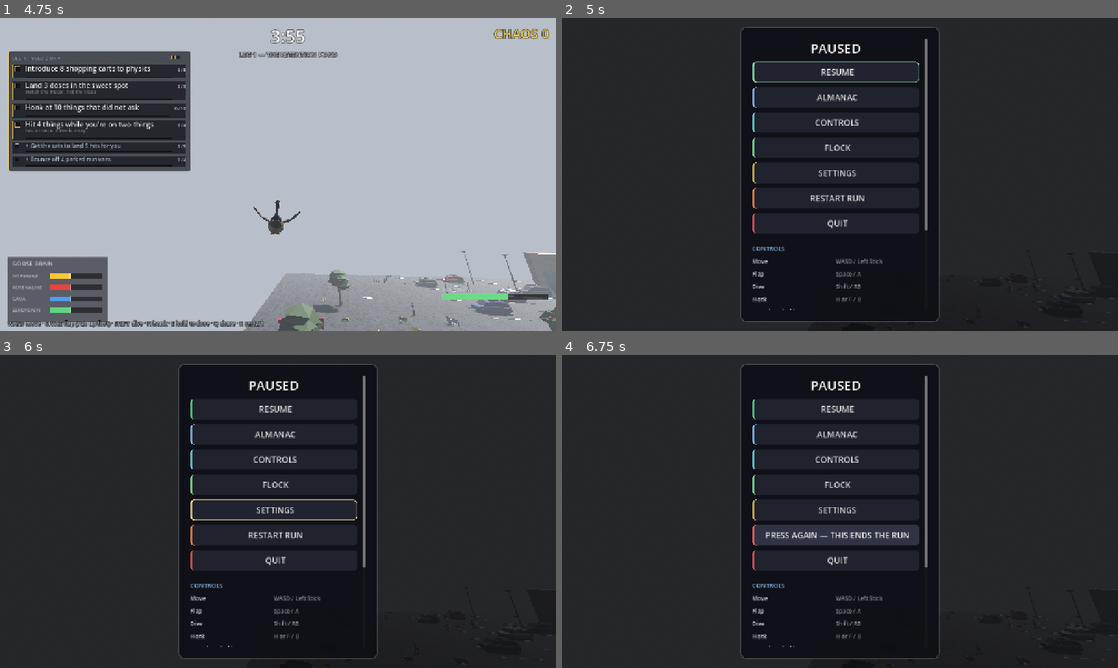
Above: before the commit, frames 1-4 (two rows, left to right).
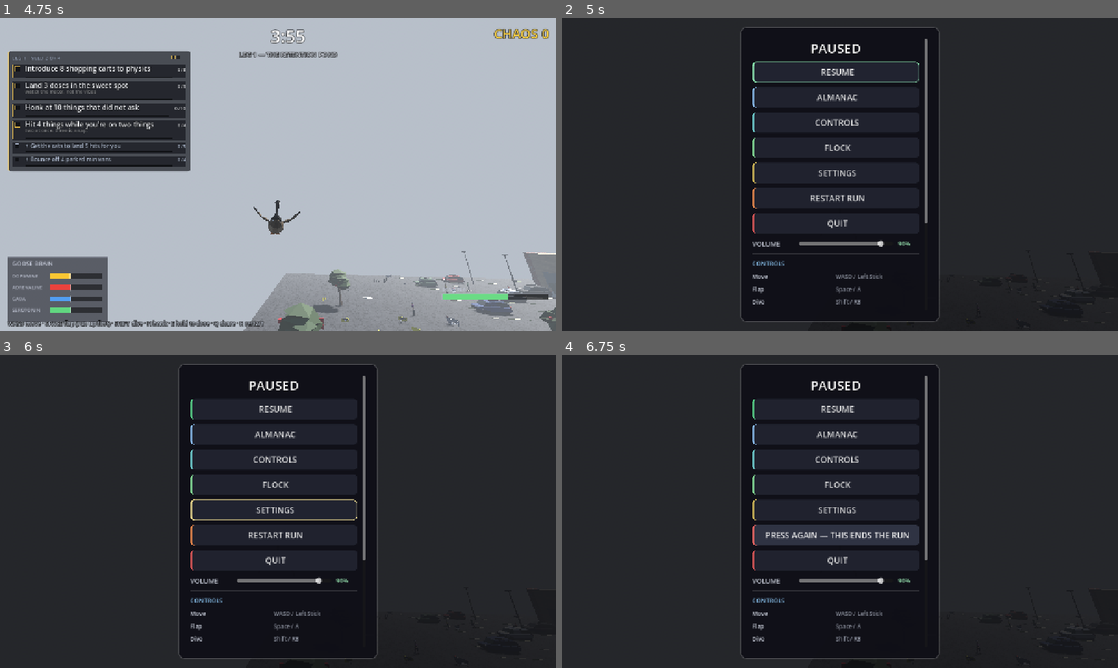
Above: after the commit, the same moments.

Repository: ariaz123git/geeked-geese
Game: Godot game, scene res://scenes/main.tscn
Same seed, same stepped clock (60 frames per second), same inputs: the game is played once before the commit and once after it. Sound files missing from this copy of the repository are replaced by a short silence.
Inputs (mouse positions are in pixels of both pictures, inside the frame that each line leads up to):
- Up to frame 1 (4.75 s): click "HONK" at 0.5 s; tap Enter (gg_skip) at 1.25 s; move the mouse to (305, 174) at 1.27 s; hold Space (gg_flap) 1.28-2.03 s; hold W (gg_forward) from 1.28 s (still down); click (305, 174) at 1.42 s; move the mouse to (250, 174) at 2.02 s; tap J (gg_cam_left) at 2.1 s; click (250, 174) at 2.17 s; tap Space (gg_flap) at 2.27, 2.3, 2.57, 3.05, 3.77, 3.8, 4.07, 4.52, 4.55 s; move the mouse to (289, 168) at 2.77 s; hold K (gg_cam_right) 2.78-3.53 s; click (289, 168) at 2.92 s; move the mouse to (272, 180) at 3.52 s; tap G (gg_designate) at 3.6 s; click (272, 180) at 3.67 s; move the mouse to (316, 177) at 4.27 s; hold Shift (gg_dive) from 4.28 s (still down); click (316, 177) at 4.42 s
- Up to frame 2 (5 s): keep holding W (gg_forward); keep holding Shift (gg_dive); tap Space (gg_flap) at 4.82 s; tap Escape (ui_cancel) at 4.9 s
- Up to frame 3 (6 s): release W (gg_forward) at 5 s; release Shift (gg_dive) at 5 s; click "SETTINGS" at 5 s; click "BACK" at 5.75 s
- Up to frame 4 (6.75 s): click "RESTART RUN" at 6.5 s

Frame 1 is identical in both runs. In frame 2, 1.0% of the frame differs, in the area x 34-66%, y 65-94%; in frame 3, 1.0%; in frame 4, 1.0%.

Commit message:
Add VOLUME to the pause screen, even out honk lift, decide open items
Adds a more discoverable volume control and records a decision on
every open item. The slider and one cheap decision are built; the rest
are decided in writing and queued.

D-089: Settings already had Master/SFX/Music sliders; the problem was
discoverability. A VOLUME row now sits under QUIT on the first pause
screen, bound to the same master_volume pref. inputtest clicks it at
25% (pref 0.23, Master bus -0.9 -> -12.8 dB), arrows it, and reads the
Settings row; then moves the Settings row and clicks BACK. That last
check failed on the first version (_show_main() did not refresh, so
BACK showed 0.18 against a setting of 0.13) and passes with one call.
main.gd gains a --settings render probe.

D-090: the player's save (seen_briefings, best_chaos and unlocked,
written by gates before D-054) is cleared. The original is kept beside
it.

D-091: every open decision and both design questions decided in one
table. Substances become keys as "several keys per lock" (an effect
two or more of a leg's substances provide, never a named one); leg
1's double-double moves into the opening shot; tolerance stops
softening penalties; cat petting follows the drafted pitch. Queued as
HANDOFF section 3 items 1-4. D-005, D-006, D-007 and D-036 stay as
they are.

D-092 (option b of D-084): honk.gd's shove was the raw sum n + 0.4 up,
so one honk scored 2.31 below the goose, 4.15 level and 5.39 straight
above, and two honks under the Ranger shattered his 5.0 clipboard
mid-air. It is now rescaled to the level length: 4.15 at every height.
Only the clipboard and suburbia's gnomes (both 5.0) change, and the
gnome objective counts any GNOME score, which a honk still makes. The
D-084 row goes from observed to asserted, behind a control that each
probe felt the honk, which caught a flattened first version (an
overhead prop got only the lift, 1.54). Canaried with the old line:
exactly that row fails.

Two inputtest checks that flaked one run in three were the harness:
the TAB-after-completion wait counted process frames (now physics
frames), and the dive check had three causes: the clipboard at the
held man's feet, the dog re-grabbing the goose before the actors were
held, and a spot under something 3.6 m up (it now raycasts for a clear
column). Five runs since, every check passing.

inputtest 166 -> 172 checks.

Diff:
--- a/scripts/core/main.gd
+++ b/scripts/core/main.gd
@@ -1773,6 +1773,24 @@
 		_probe_quit()
 		return
 
+	# --settings: the pause menu's Settings panel, opened the way a player opens
+	# it. Every Settings row is DRIVEN by `inputtest::_settings_walk()`, but none
+	# had ever been photographed — and "need a volume slider in settings" came from
+	# a human looking at a panel whose three volume sliders were already built.
+	if args.has("--settings"):
+		pause_menu.open()
+		for i in 14:
+			await get_tree().process_frame
+		await RenderingServer.frame_post_draw
+		_save_shot(get_viewport().get_texture().get_image(), "gg_ui_pause.png")
+		pause_menu.call("_show_settings")
+		for i in 14:
+			await get_tree().process_frame
+		await RenderingServer.frame_post_draw
+		_save_shot(get_viewport().get_texture().get_image(), "gg_ui_settings.png")
+		_probe_quit()
+		return
+
 	if args.has("--ui"):
 		for id in [&"berries", &"double_double", &"fly_agaric", &"math", &"darts"]:
 			var u := get_node_or_null("/root/Unlocks")
--- a/scripts/goose/honk.gd
+++ b/scripts/goose/honk.gd
@@ -138,7 +138,21 @@
 
 	for node in get_tree().get_nodes_in_group("chaos_prop"):
 		if node is Node3D and node.global_position.distance_to(global_position) < r:
-			var dir: Vector3 = (node.global_position - global_position).normalized() + Vector3.UP * 0.4
+			# ONE STRENGTH AT EVERY HEIGHT (D-092). The push is still away-and-up,
+			# but its LENGTH is now the level one. It used to be the raw sum
+			# n + 0.4 up, which is 1.08 long for a prop level with the goose, 1.4
+			# for one straight above and 0.6 for one below — and `ChaosProp` scores
+			# a shove at 0.7 * |impulse|, so one honk hit 4.15, 5.39 or 2.31
+			# depending only on height. Two quick honks under the Ranger shattered
+			# his clipboard in the air that way (break 5.0, D-084) and routed him.
+			# Now every honk lands at 4.15, so a prop that breaks above that (the
+			# clipboard and suburbia's gnomes, both 5.0) is knocked about by a honk
+			# but never broken by one; a cat's pounce or the goose's own body
+			# (goose_controller.gd, `hit`) still breaks them. Not flattened: a flat
+			# direction leaves a prop straight overhead only the 0.4 lift, too weak
+			# to register at all. inputtest asserts both heights, and that both felt it.
+			var dir: Vector3 = ((node.global_position - global_position).normalized()
+				+ Vector3.UP * 0.4).normalized() * Vector3(1.0, 0.4, 0.0).length()
 			if node.has_method("shove"):
 				node.shove(dir * 5.5)
 			hits += 1
--- a/scripts/ui/pause_menu.gd
+++ b/scripts/ui/pause_menu.gd
@@ -60,6 +60,7 @@
 var _main_vb: VBoxContainer
 
 var _slider_refs: Dictionary = {}    # StringName -> HSlider
+var _quick_volume: HSlider = null    ## the main screen's master volume, D-089
 var _checkbox_refs: Dictionary = {}  # StringName -> CheckBox
 ## Every focusable row of the settings panel, top to bottom. See `_chain_focus`.
 var _settings_order: Array[Control] = []
@@ -95,7 +96,9 @@
 			_open_menu()
 		get_viewport().set_input_as_handled()
 		return
-	if _open and _showing_settings:
+	# On either panel: the main screen has a volume slider too (D-089), and this
+	# only ever moves a focused slider inside this menu.
+	if _open:
 		_step_focused_slider(event)
 
 
@@ -215,6 +218,9 @@
 	_showing_settings = false
 	_main_panel.visible = true
 	_settings_panel.visible = false
+	# The first screen has a VOLUME slider of its own (D-089); without this it
+	# showed what Settings' Master row had just replaced, until the menu reopened.
+	_refresh_settings_display()
 	_fit_main_panel()
 
 
@@ -429,6 +435,7 @@
 	_restart_btn = _menu_button("RESTART RUN", _on_restart_pressed, Color(0.95, 0.55, 0.3))
 	vb.add_child(_restart_btn)
 	vb.add_child(_menu_button("QUIT", func(): get_tree().quit(), Color(0.9, 0.35, 0.35)))
+	vb.add_child(_volume_row())
 
 	vb.add_child(_rule())
 
@@ -468,6 +475,53 @@
 	vb.add_child(_best_lbl)
 
 	return panel
+
+
+## VOLUME, ON THE FIRST SCREEN ESC OPENS (D-089).
+##
+## Settings has had Master, SFX and Music sliders for weeks, and the human still
+## asked for "a volume slider in settings" — they are one press deeper than a
+## player looks. So the master volume sits here too, under the buttons, where it
+## is on screen at 720p before the menu scrolls. It is the same `master_volume`
+## pref the Settings row writes, and `_refresh_settings_display()` keeps the two
+## in step whenever either panel is shown (`_show_main`, `_show_settings`,
+## `_open_menu`; inputtest drives both directions). Arrow keys and the D-pad move it a
+## twentieth at a time, through `_step_focused_slider()`.
+func _volume_row() -> HBoxContainer:
+	var row := HBoxContainer.new()
+	row.add_theme_constant_override("separation", 12)
+
+	var lbl := Label.new()
+	lbl.text = "VOLUME"
+	lbl.custom_minimum_size = Vector2(96, 0)
+	lbl.add_theme_font_size_override("font_size", 15)
+	lbl.add_theme_color_override("font_color", Color(0.85, 0.87, 0.92))
+	row.add_child(lbl)
+
+	var slider := HSlider.new()
+	slider.min_value = 0.0
+	slider.max_value = 1.0
+	slider.step = 0.01
+	slider.size_flags_horizontal = Control.SIZE_EXPAND_FILL
+	slider.custom_minimum_size = Vector2(180, 24)
+	if _prefs != null:
+		slider.value = float(_prefs.get_pref(&"master_volume", 1.0))
+	row.add_child(slider)
+
+	var val := Label.new()
+	val.custom_minimum_size = Vector2(48, 0)
+	val.add_theme_font_size_override("font_size", 14)
+	val.add_theme_color_override("font_color", Color(0.6, 0.9, 0.7))
+	val.text = "%d%%" % roundi(slider.value * 100.0)
+	row.add_child(val)
+
+	slider.value_changed.connect(func(v: float):
+		val.text = "%d%%" % roundi(v * 100.0)
+		if _prefs != null:
+			_prefs.set_pref(&"master_volume", v)
+	)
+	_quick_volume = slider
+	return row
 
 
 func _rule() -> ColorRect:
@@ -648,3 +702,5 @@
 	for key in _checkbox_refs.keys():
 		var cb: CheckBox = _checkbox_refs[key]
 		cb.button_pressed = bool(_prefs.get_pref(key, cb.button_pressed))
+	if _quick_volume != null and is_instance_valid(_quick_volume):
+		_quick_volume.value = float(_prefs.get_pref(&"master_volume", _quick_volume.value))
--- a/tools/inputtest.gd
+++ b/tools/inputtest.gd
@@ -125,6 +125,7 @@
 	await _menu_buttons_report(tree, main)
 	await _mouse_report(tree, main, goose)
 	await _settings_walk(tree, main, goose)
+	await _quick_volume_test(tree, main)
 	await _restart_test(tree, main)
 	# LAST, because it ends the leg: everything above needs the zone it leaves.
 	await _gamepad_walk(tree, main)
@@ -319,9 +320,13 @@
 		if hud_rows.size() >= 2:
 			var first_id: StringName = hud_rows.keys()[0]
 			mh.call("_on_completed", first_id, 0, 0)
+			# PHYSICS frames, which are 1/60 s: the row takes SETTLE_TIME (2.2 s)
+			# plus its collapse tween, and the first version counted 360 PROCESS
+			# frames — about 2.5 s at the ~145 fps a headless run renders — so
+			# it freed at frame 348 or 350 when it passed and missed when it didn't.
 			var freed_at := -1
-			for _f in 360:
-				await tree.process_frame
+			for _f in 480:
+				await tree.physics_frame
 				if not is_instance_valid(hud_rows.get(first_id)):
 					freed_at = _f
 					break
@@ -681,12 +686,16 @@
 		+ "the dog and only a cat distracts her — the dog is the thing the honk does not work on.")
 			% [excite, distract])
 
-	# D-084, MEASURED WITH THE REAL HONK — observed, NOT asserted, because
-	# whether a honk may finish the Ranger is the human's call. Two props built
-	# exactly like his clipboard (mass 1.6, break_force 5.0) and frozen in place:
-	# one level with the honk 2 m away, one 1.2 m straight above it. honk.gd
-	# shoves with (n + 0.4 up) * 5.5 and ChaosProp breaks at 0.7 * |impulse|, so
-	# the arithmetic says 4.15 for the first and 5.39 for the second.
+	# D-084 → D-092: A HONK KNOCKS THE CLIPBOARD LOOSE, IT DOES NOT FINISH THE
+	# RANGER. Two props built exactly like his clipboard (mass 1.6, break_force
+	# 5.0) and frozen in place: one level with the honk 2 m away, one 1.2 m
+	# straight above it. ChaosProp breaks at 0.7 * |impulse|. honk.gd used to
+	# shove along (n + 0.4 up) * 5.5 unnormalised — 4.15 level, 5.39 straight
+	# above — so the second one broke, and two honks under a flinching Ranger
+	# shattered his clipboard mid-air and routed him. Rescaled to the level
+	# length it is 4.15 at both heights, and NEITHER may break. Canaried: the old
+	# line fails this (above broke=true), and a flattened direction fails the
+	# control before it (overhead felt only the 0.4 lift, 1.54).
 	for _q in 25:
 		await tree.physics_frame
 	var cp := preload("res://scripts/world/chaos_prop.gd")
@@ -704,10 +713,21 @@
 		await tree.physics_frame
 	await _key(tree, KEY_H)
 	var broke: Array[bool] = []
+	var felt: Array[bool] = []
 	for pr2 in probes:
 		broke.append(not is_instance_valid(pr2) or bool(pr2.get("_broken")))
-	print("[input] ranger: D-084 measured — a honk against a clipboard-weight prop: level at 2 m broke=%s; 1.2 m straight above broke=%s"
-		% [broke[0], broke[1]])
+		# The positive control: "nothing broke" is also what a honk that never
+		# arrived looks like. A shove of 2.5 or more scores and starts the prop's
+		# 0.6 s cooldown, so a probe the honk reached is either broken or cooling.
+		felt.append(not is_instance_valid(pr2) or bool(pr2.get("_broken")) or float(pr2.get("_cooldown")) > 0.0)
+	_ok(felt[0] and felt[1],
+		"the D-092 honk probes never felt the honk (level %s, above %s) — the check below would pass vacuously"
+			% [felt[0], felt[1]])
+	_ok(not broke[0] and not broke[1],
+		("a honk broke a clipboard-weight prop (break 5.0): level at 2 m broke=%s; 1.2 m straight above "
+		+ "broke=%s. D-092: the honk knocks the Ranger's clipboard loose and never finishes him — "
+		+ "honk.gd::_shove() must give every push the LEVEL length, so its force is 4.15 at any height.")
+			% [broke[0], broke[1]])
 	for pr3 in probes:
 		if is_instance_valid(pr3):
 			pr3.queue_free()
@@ -808,6 +828,13 @@
 	if not is_instance_valid(boss) or not is_instance_valid(man):
 		print("[input] ranger: (the dive was not tested — the encounter ended first)")
 		return
+	# HOLD THE ACTORS NOW, the moment her carry is over — not just for the dive.
+	# A carry sets the goose's process_mode to DISABLED until it ends; Piper,
+	# still live while the man was honked, re-grabbed the goose standing 2 m
+	# from him one run in three, and freezing her mid-carry then left the goose
+	# disabled in the air above the clipboard, never falling. A held man still
+	# flinches — the honk calls him directly — and the drop is the boss's code.
+	preload("res://tools/probe_common.gd").hold_actors(tree, true)
 	var board2: Node3D = man.get("held_board")
 	if board2 != null and is_instance_valid(board2) and board2.visible:
 		goose.global_position = Vector3(man.global_position.x + 2.0, goose.global_position.y, man.global_position.z)
@@ -837,8 +864,49 @@
 		if label == "CLIPBOARD!!":
 			clip_breaks[0] += 1
 	Game.chaos_scored.connect(on_score)
-	preload("res://tools/probe_common.gd").hold_actors(tree, true)
+	# What the fall actually did, for the line below — this check failed one run
+	# in three with nothing to say why.
+	var dive_trace := "not dived"
 	if target_clip != null:
+		# CLEAR GROUND UNDER IT. The clipboard lands where the man dropped it,
+		# and he is held in place for this — so a goose falling on a clipboard at
+		# his feet could land on HIS head instead, and one run in two did. Where
+		# it lies is not what is under test: it goes 3 m out from him, away from
+		# the truck, frozen so it cannot slide, and a frozen prop still breaks on
+		# a hit (`ChaosProp._maybe_score`).
+		var clear := Vector3(man.global_position.x, 0.0, man.global_position.z)
+		var truck_cs2: CollisionShape3D = boss.get("_truck_shape")
+		var out := Vector3.RIGHT
+		if truck_cs2 != null and is_instance_valid(truck_cs2):
+			out = Vector3(man.global_position.x - truck_cs2.global_position.x, 0.0,
+				man.global_position.z - truck_cs2.global_position.z)
+			if out.length() < 0.1:
+				out = Vector3.RIGHT
+		# AND CLEAR SKY OVER IT. "3 m away from the truck" was not enough: the man
+		# wanders, and one run the spot was under something 3.6 m up that the goose
+		# landed on at once and never left (the dive trace: on the floor at frame
+		# 0). So walk round him in eighths, starting from away-from-the-truck, and
+		# take the first spot whose column to 4.6 m hits nothing but itself.
+		clear.y = target_clip.global_position.y
+		var space: PhysicsDirectSpaceState3D = goose.get_world_3d().direct_space_state
+		var excl: Array[RID] = [(goose as CollisionObject3D).get_rid(), target_clip.get_rid()]
+		var spot := -1
+		for k in 8:
+			var cand: Vector3 = clear + out.normalized().rotated(Vector3.UP, float(k) * TAU / 8.0) * 3.0
+			var q := PhysicsRayQueryParameters3D.create(cand + Vector3.UP * 4.6, cand + Vector3.UP * 0.15)
+			q.collide_with_areas = false
+			q.exclude = excl
+			if space.intersect_ray(q).is_empty():
+				spot = k
+				clear = cand
+				break
+		if spot < 0:
+			clear += out.normalized() * 3.0
+		dive_trace = "no clear column within 3 m of him" if spot < 0 else "column %d/8 clear" % spot
+		target_clip.freeze = true
+		target_clip.global_position = clear
+		for _d5 in 2:
+			await tree.physics_frame
 		goose.global_position = target_clip.global_position + Vector3(0.0, 4.0, 0.0)
 		goose.velocity = Vector3.ZERO
 		var dive_down := InputEventKey.new()
@@ -846,11 +914,24 @@
 		dive_down.physical_keycode = KEY_SHIFT
 		dive_down.pressed = true
 		Input.parse_input_event(dive_down)
+		var pm0: int = goose.process_mode
+		var clip_cd0: float = float(target_clip.get("_cooldown"))
+		var near := 99.0
+		var low := 99.0
+		var landed_at := -1
 		for _d3 in 90:
 			await tree.physics_frame
+			if is_instance_valid(target_clip):
+				near = minf(near, Vector2(goose.global_position.x - target_clip.global_position.x,
+					goose.global_position.z - target_clip.global_position.z).length())
+				low = minf(low, goose.global_position.y - target_clip.global_position.y)
+			if landed_at < 0 and goose.is_on_floor():
+				landed_at = _d3
 			if clip_breaks[0] > 0:
 				dove_broke = true
 				break
+		dive_trace += "; goose process_mode %d, clipboard cooldown %.2f s; nearest %.2f m across, %.2f m above it; floor at frame %d; goose ends %s, state %s" % [
+			pm0, clip_cd0, near, low, landed_at, str(goose.global_position.snapped(Vector3.ONE * 0.01)), str(goose.get("state"))]
 		var dive_up := InputEventKey.new()
 		dive_up.keycode = KEY_SHIFT
 		dive_up.physical_keycode = KEY_SHIFT
@@ -865,6 +946,7 @@
 		% [found_clip, phase_before, float(boss.get("_t")) if is_instance_valid(boss) else -1.0, dove_broke, routed2,
 			str(boss.get_meta("outcome", "?")) if is_instance_valid(boss) else "?",
 			int(boss.get("phase")) if is_instance_valid(boss) else -1])
+	print("[input] ranger: the dive — %s" % dive_trace)
 	_ok(found_clip and dove_broke and routed2,
 		("diving onto the Ranger's clipboard did not win the encounter (clipboard found %s, broke %s, routed %s). "
 		+ "It is the route `_drop_board()`'s break_force comment promises, and BOSS_DESIGN §2.1's win.")
@@ -1024,6 +1106,92 @@
 		("a honk %.1f m from BIG DOWN's pane %d left it standing (%d -> %d broken). The honk reaches "
 		+ "glass only through boss_big_down.gd's Ear nodes in the \"npc\" group.")
 			% [goose.global_position.distance_to(pane_pos[low]), low, gone_before, gone_after])
+
+
+## THE VOLUME SLIDER ON THE FIRST PAUSE SCREEN (D-089). Clicked a quarter of
+## the way along, then nudged with the Left arrow, and read where it lands: the
+## pref, the Master bus, and the Settings panel's own Master row, which has to
+## agree with it the next time Settings is opened.
+static func _quick_volume_test(tree: SceneTree, main: Node) -> void:
+	var menu: Node = main.get("pause_menu")
+	var prefs: Node = main.get_node_or_null("/root/Prefs")
+	if menu == null or prefs == null:
+		return
+	_release_all()
+	tree.paused = false
+	for _a in 6:
+		if not bool(main.call("_menus_open")):
+			break
+		await _escape(tree)
+	await _escape(tree)
+	var qs: HSlider = menu.get("_quick_volume") as HSlider
+	if not bool(menu.call("is_open")) or qs == null:
+		_ok(false, "Escape did not open a pause menu with a volume slider on its first screen (pause_menu.gd::_volume_row).")
+		return
+	for _b in 4:
+		await tree.process_frame
+	var was: float = float(prefs.call("get_pref", &"master_volume", 1.0))
+	var bus := AudioServer.get_bus_index("Master")
+	var db0: float = AudioServer.get_bus_volume_db(bus)
+	var r := qs.get_global_rect()
+	var at := Vector2(r.position.x + r.size.x * 0.25, r.position.y + r.size.y * 0.5)
+	for pressed in [true, false]:
+		var ev := InputEventMouseButton.new()
+		ev.button_index = MOUSE_BUTTON_LEFT
+		ev.pressed = pressed
+		ev.position = at
+		ev.global_position = at
+		qs.get_viewport().push_input(ev, true)
+		await tree.process_frame
+	var v1: float = float(prefs.call("get_pref", &"master_volume", -1.0))
+	var db1: float = AudioServer.get_bus_volume_db(bus)
+	if not qs.has_focus():
+		qs.grab_focus()
+		await tree.process_frame
+	await _key(tree, KEY_LEFT)
+	var v2: float = float(prefs.call("get_pref", &"master_volume", -1.0))
+	var sbtn: Button = _find_button(menu, "SETTINGS")
+	var shown := -1.0
+	# And back the other way: Settings' Master row moved, then BACK — the first
+	# screen's slider must show what Settings set, not what it showed before.
+	# The first version of D-089 refreshed it only when the menu OPENED.
+	var v3 := -1.0
+	var back_shows := -1.0
+	if sbtn != null:
+		await _click(tree, sbtn)
+		for _c in 4:
+			await tree.process_frame
+		var refs: Dictionary = menu.get("_slider_refs")
+		var sm: HSlider = refs.get(&"master_volume") as HSlider
+		if sm != null:
+			shown = sm.value
+			sm.grab_focus()
+			await tree.process_frame
+			await _key(tree, KEY_LEFT)
+			v3 = float(prefs.call("get_pref", &"master_volume", -1.0))
+			var bbtn: Button = _find_button(menu.get("_settings_panel"), "BACK")
+			if bbtn != null:
+				await _click(tree, bbtn)
+				for _e in 4:
+					await tree.process_frame
+				back_shows = qs.value
+	print("[input] volume: Esc -> VOLUME clicked at 25%% -> pref %.2f, Master bus %.1f -> %.1f dB; Left -> pref %.2f; Settings' Master row then shows %.2f; Left there -> %.2f, and BACK shows VOLUME at %.2f"
+		% [v1, db0, db1, v2, shown, v3, back_shows])
+	_ok(absf(v1 - 0.25) < 0.06 and absf(db1 - linear_to_db(maxf(v1, 0.0001))) < 0.5,
+		("clicking the pause menu's VOLUME slider a quarter of the way along set master_volume %.2f and the "
+		+ "Master bus %.1f dB. The click must land on the slider and the pref must reach the bus.") % [v1, db1])
+	_ok(v2 < v1 - 0.03,
+		"the Left arrow on the focused VOLUME slider moved it %.2f -> %.2f; it steps a twentieth of the range." % [v1, v2])
+	_ok(absf(shown - v2) < 0.001,
+		"Settings' Master volume row showed %.2f after the pause screen's slider set %.2f — the two must be one setting." % [shown, v2])
+	_ok(v3 < v2 - 0.03 and absf(back_shows - v3) < 0.001,
+		("Settings' Master row moved the volume %.2f -> %.2f, and BACK then showed the first screen's VOLUME at %.2f. "
+		+ "pause_menu.gd::_show_main() must refresh it, or it shows a stale value until the menu reopens.") % [v2, v3, back_shows])
+	prefs.call("set_pref", &"master_volume", was)
+	for _d in 4:
+		if not bool(main.call("_menus_open")):
+			break
+		await _escape(tree)
 
 
 ## THE ALMANAC'S OWN CONTROLS (D-078). The row that calls this proves the
Not shown, changed: docs/DECISIONS.md
Not shown, changed: docs/HANDOFF.md
Not shown, changed: docs/NEXT_SESSION.md
